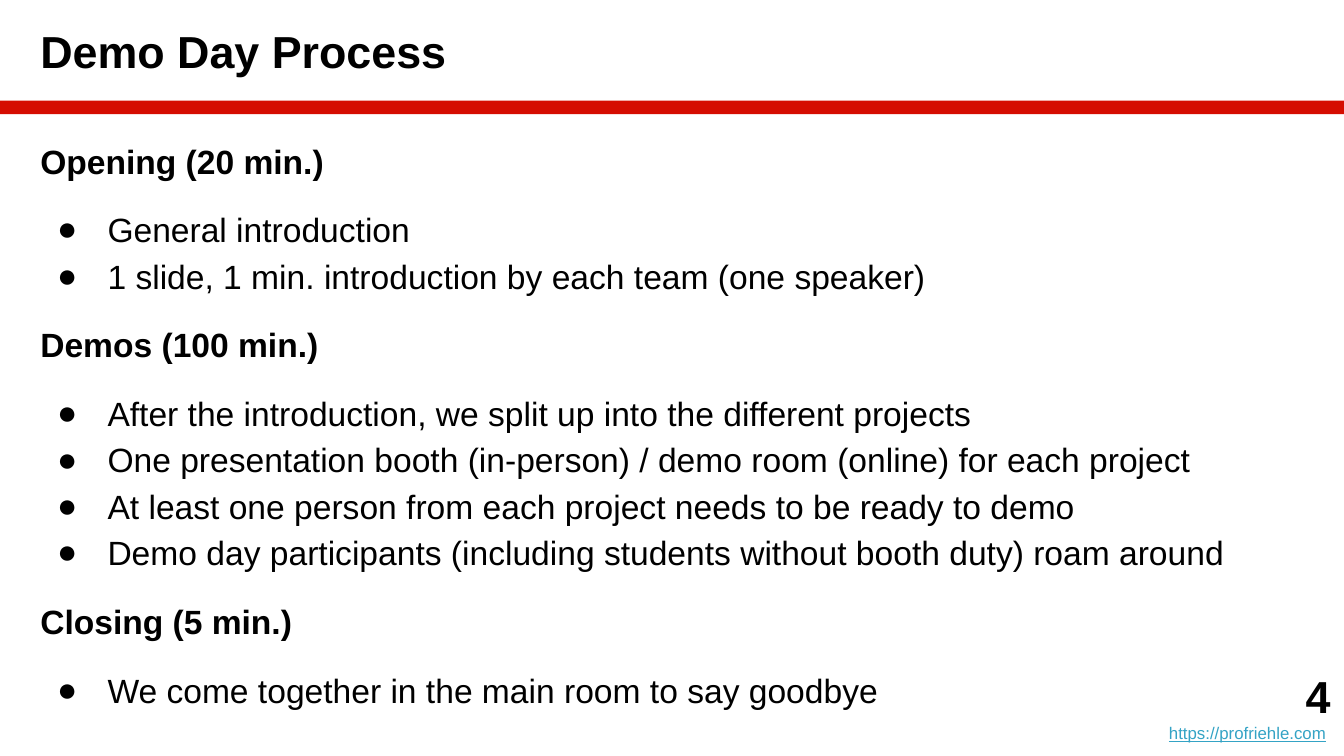
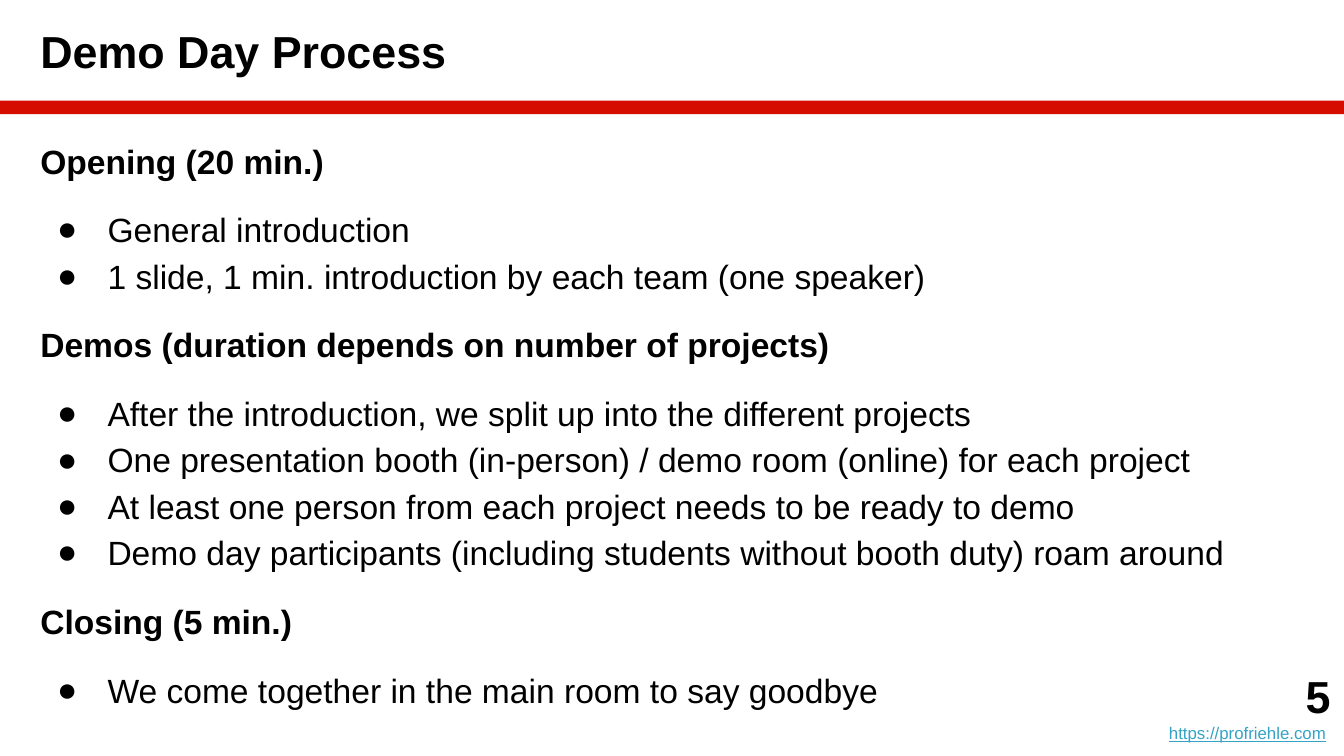
Before and after one commit to dirkriehle/amos-course, a slide deck: slide 5 of Lecture slides/AMOS B07 - Demo Day Preparation.pptx (slide 4 before the commit). Drawn at 1344x756 pixels with LibreOffice and Linux fonts; fonts in the diff are those of the drawing. Boxes give left, top, right and bottom in pixels: in the first picture for what was removed or moved away, otherwise in the second. Text is boxed around its words. In the diff, an @@ line names an element or a change of style, - is before the commit and + after.

```diff
--- a/Lecture slides/AMOS B07 - Demo Day Preparation.pptx
+++ b/Lecture slides/AMOS B07 - Demo Day Preparation.pptx
@@ text at <box>40,332,829,363</box>: text changed @@
-Demos (100 min.)
+Demos (duration depends on number of projects)
@@ text at <box>1306,682,1331,714</box>: text changed @@
-4
+5
```
Also in this commit, not shown: 4 other slides changed, 13 slides added, 1 slide removed, 15 other files.
